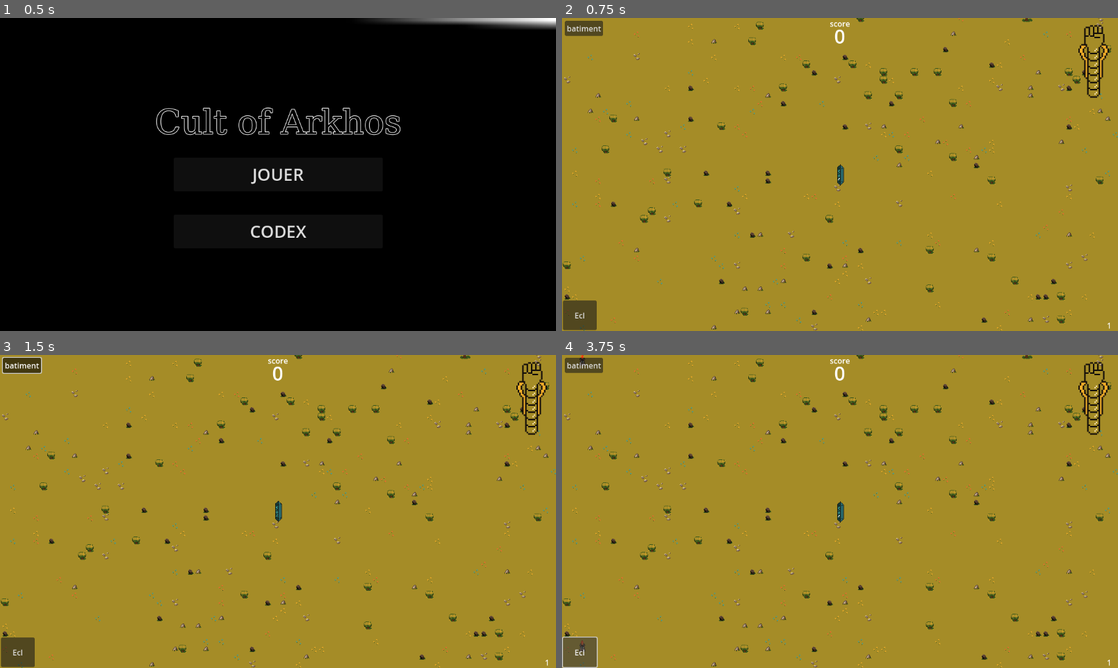
Above: before the commit, frames 1-4 (two rows, left to right).
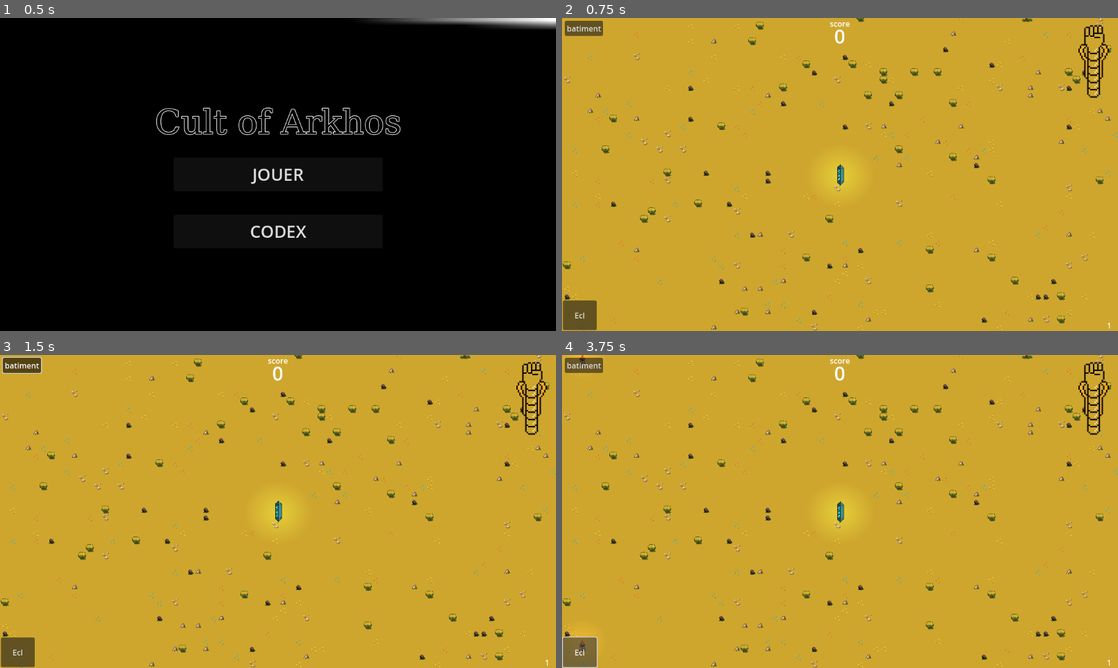
Above: after the commit, the same moments.

Repository: Nuxnuxx/gamejam-2024
Game: Godot game, scene res://Menu/main_menu.tscn
The game is run twice, just before and just after one commit, with the same random seed, the same clock (stepped at 60 frames per second) and the same inputs.
Inputs:
- Up to frame 1 (0.5 s): no input
- Up to frame 2 (0.75 s): click "JOUER" at 0.5 s
- Up to frame 3 (1.5 s): click "batiment" at 1.25 s
- Up to frame 4 (3.75 s): click "Ecl" at 2 s; click "batiment" at 2.75 s; click "Ecl" at 3.5 s

Frame 1 is identical in both runs. In frame 2, 98% of the frame differs, in the area x 0-100%, y 0-100%; in frame 3, 98%; in frame 4, 98%.

Commit message:
post processing

Diff:
--- a/Actors/Building/Building.tscn
+++ b/Actors/Building/Building.tscn
@@ -59,6 +59,16 @@
 [sub_resource type="CircleShape2D" id="CircleShape2D_0tgfk"]
 radius = 116.0
 
+[sub_resource type="Gradient" id="Gradient_ndwwr"]
+offsets = PackedFloat32Array(0, 0.754491, 0.805389)
+colors = PackedColorArray(1, 0.670588, 0.356863, 1, 0.063197, 0.063197, 0.063197, 1, 0, 0, 0, 1)
+
+[sub_resource type="GradientTexture2D" id="GradientTexture2D_pfbwy"]
+gradient = SubResource("Gradient_ndwwr")
+fill = 1
+fill_from = Vector2(0.502164, 0.495671)
+fill_to = Vector2(0.943723, 0.0649351)
+
 [node name="Building" type="Area2D"]
 position = Vector2(0, 3.8147e-06)
 scale = Vector2(0.25, 0.234375)
@@ -85,5 +95,11 @@
 
 [node name="AllProjectiles" type="Node" parent="."]
 
+[node name="PointLight2D" type="PointLight2D" parent="."]
+position = Vector2(0, -59.7334)
+scale = Vector2(6.5625, 6.5625)
+energy = 0.2
+texture = SubResource("GradientTexture2D_pfbwy")
+
 [connection signal="area_entered" from="ProjectileRange" to="." method="_on_projectile_range_area_entered"]
 [connection signal="area_exited" from="ProjectileRange" to="." method="_on_projectile_range_area_exited"]
--- a/Actors/Obelix/Obelix.tscn
+++ b/Actors/Obelix/Obelix.tscn
@@ -1,7 +1,9 @@
-[gd_scene load_steps=13 format=3 uid="uid://bhr5so0ig54lm"]
+[gd_scene load_steps=17 format=3 uid="uid://bhr5so0ig54lm"]
 
 [ext_resource type="Texture2D" uid="uid://cexo6uvrudi3p" path="res://Sprites/Spritesheets/obelix.png" id="1_faxv0"]
 [ext_resource type="Script" path="res://Actors/Building/Building.gd" id="1_x8dop"]
+
+[sub_resource type="CanvasItemMaterial" id="CanvasItemMaterial_xsx4c"]
 
 [sub_resource type="AtlasTexture" id="AtlasTexture_nnyql"]
 atlas = ExtResource("1_faxv0")
@@ -70,6 +72,18 @@
 [sub_resource type="RectangleShape2D" id="RectangleShape2D_3bh6v"]
 size = Vector2(56, 183.467)
 
+[sub_resource type="CanvasItemMaterial" id="CanvasItemMaterial_wda4m"]
+blend_mode = 1
+
+[sub_resource type="Gradient" id="Gradient_6m31l"]
+colors = PackedColorArray(1, 1, 1, 1, 0, 0, 0, 1)
+
+[sub_resource type="GradientTexture2D" id="GradientTexture2D_okjn7"]
+gradient = SubResource("Gradient_6m31l")
+fill = 1
+fill_from = Vector2(0.495671, 0.504329)
+fill_to = Vector2(0.854978, 0.190476)
+
 [node name="Obelix" type="Area2D"]
 position = Vector2(0, 3.8147e-06)
 scale = Vector2(0.25, 0.234375)
@@ -77,6 +91,8 @@
 
 [node name="AnimatedSprite2D" type="AnimatedSprite2D" parent="."]
 texture_filter = 1
+material = SubResource("CanvasItemMaterial_xsx4c")
+position = Vector2(0, -1.09139e-11)
 scale = Vector2(3, 3)
 sprite_frames = SubResource("SpriteFrames_df1h4")
 autoplay = "default"
@@ -87,3 +103,11 @@
 texture_filter = 1
 position = Vector2(0, -36.2667)
 shape = SubResource("RectangleShape2D_3bh6v")
+
+[node name="PointLight2D" type="PointLight2D" parent="."]
+material = SubResource("CanvasItemMaterial_wda4m")
+position = Vector2(0, -25.6)
+scale = Vector2(9.4375, 9.4375)
+color = Color(0.478431, 1, 1, 1)
+energy = 0.3
+texture = SubResource("GradientTexture2D_okjn7")
--- a/Map/TimeManager.gd
+++ b/Map/TimeManager.gd
@@ -3,6 +3,7 @@
 @onready var holy_bar = $"../CanvasLayer/HolyBar"
 @onready var spawner = $"../Spawner"
 @onready var wave_counter = $"../CanvasLayer/WaveCounter"
+@onready var directional_light_2d = $"../DirectionalLight2D"
 
 const WaweManager = preload("res://game_manager/wawe_manager.gd")
 
@@ -13,9 +14,12 @@
 var holy_timer = 4
 var holy_income = 4
 var holy_cd = false
+var val = 0
 
-func _process(_delta):
+func _process(delta):
 	if spawner.wawe_is_running:
+		directional_light_2d.energy = log(0.5 + 3*val)
+		if val < 2: val += delta
 		if !holy_cd:
 			holy_cd = true
 			holy_score += holy_income * int(holy_score < 100)
@@ -25,6 +29,8 @@
 
 	elif !generate_wave && !spawner.wawe_is_running:
 		generate_wave = true
+		directional_light_2d.energy = log(val + 0.5)
+		if val > 0: val -= delta
 
 		await get_tree().create_timer(5).timeout
 		if spawner.wawe_is_running: return
--- a/main.tscn
+++ b/main.tscn
@@ -13,6 +13,11 @@
 [ext_resource type="PackedScene" uid="uid://bhr5so0ig54lm" path="res://Actors/Obelix/Obelix.tscn" id="11_ecwpp"]
 [ext_resource type="Script" path="res://HolyPowers.gd" id="12_frwvm"]
 [ext_resource type="PackedScene" uid="uid://drm2ml7jpqal3" path="res://HolyPowers/tunder_power.tscn" id="13_yvpcy"]
+
+[sub_resource type="Environment" id="Environment_xq1nb"]
+ambient_light_energy = 0.78
+glow_enabled = true
+fog_enabled = true
 
 [sub_resource type="LabelSettings" id="LabelSettings_polbt"]
 font_size = 40
@@ -60,6 +65,13 @@
 sources/2 = SubResource("TileSetAtlasSource_jxnbe")
 
 [node name="Main_Scene" type="Node2D"]
+
+[node name="WorldEnvironment" type="WorldEnvironment" parent="."]
+environment = SubResource("Environment_xq1nb")
+
+[node name="DirectionalLight2D" type="DirectionalLight2D" parent="."]
+color = Color(0.360784, 0.266667, 0.254902, 1)
+blend_mode = 1
 
 [node name="Spawner" parent="." instance=ExtResource("1_p8xiu")]
 
Not shown: 1 places in Actors/Building/Building.tscn that only renumber resources
Not shown: 1 places in main.tscn that only renumber resources
